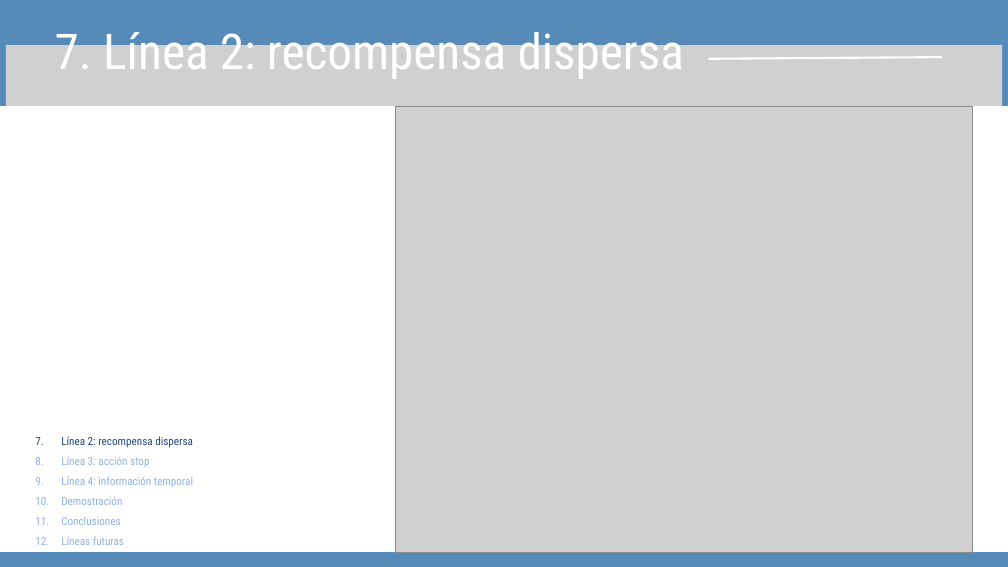
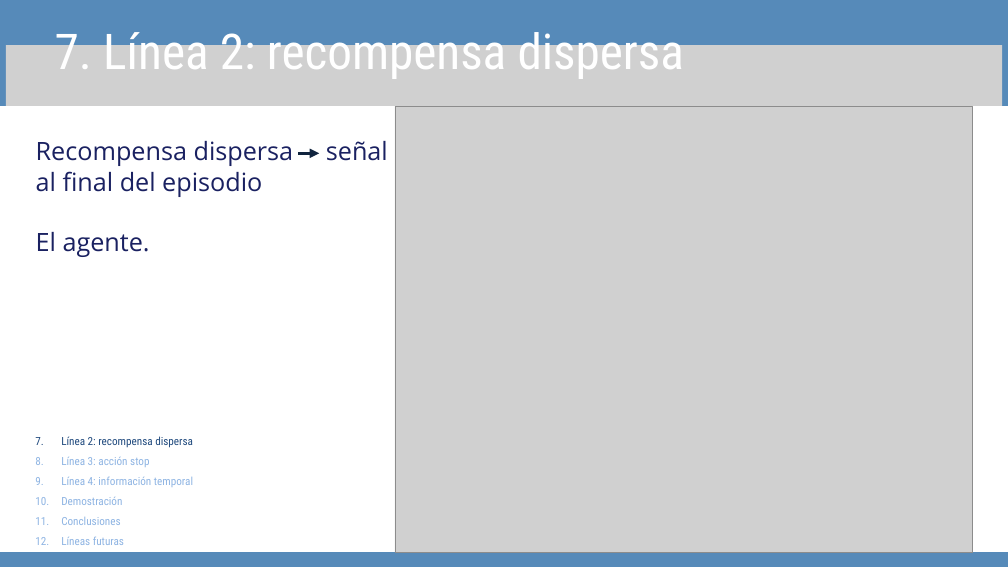
Before and after one commit to davidsolero/TFG-Coppelia-Reinforcement-Learning, a slide deck: slide 10 of redaccion/defensa/Presentación Trabajo Final Tesis Profesional Moderna Sencilla Azul .pptx. Drawn at 1008x567 pixels with LibreOffice and Linux fonts; fonts in the diff are those of the drawing; grey boxes stand for pictures. Boxes give left, top, right and bottom in pixels: in the first picture for what was removed or moved away, otherwise in the second. Text is boxed around its words. In the diff, an @@ line names an element or a change of style, - is before the commit and + after.

```diff
--- a/redaccion/defensa/Presentación Trabajo Final Tesis Profesional Moderna Sencilla Azul .pptx
+++ b/redaccion/defensa/Presentación Trabajo Final Tesis Profesional Moderna Sencilla Azul .pptx
@@ line removed from (709, 59) to (942, 57) @@
@@ text added at (36, 141, 294, 257), 36 pt, text #1A2161 @@
+Recompensa dispersa señal al final del episodio
+El agente.
@@ arrow added from (298, 153) to (319, 153), #0F243E 4.5 pt @@
```
Also in this commit, not shown: 6 other slides changed.
